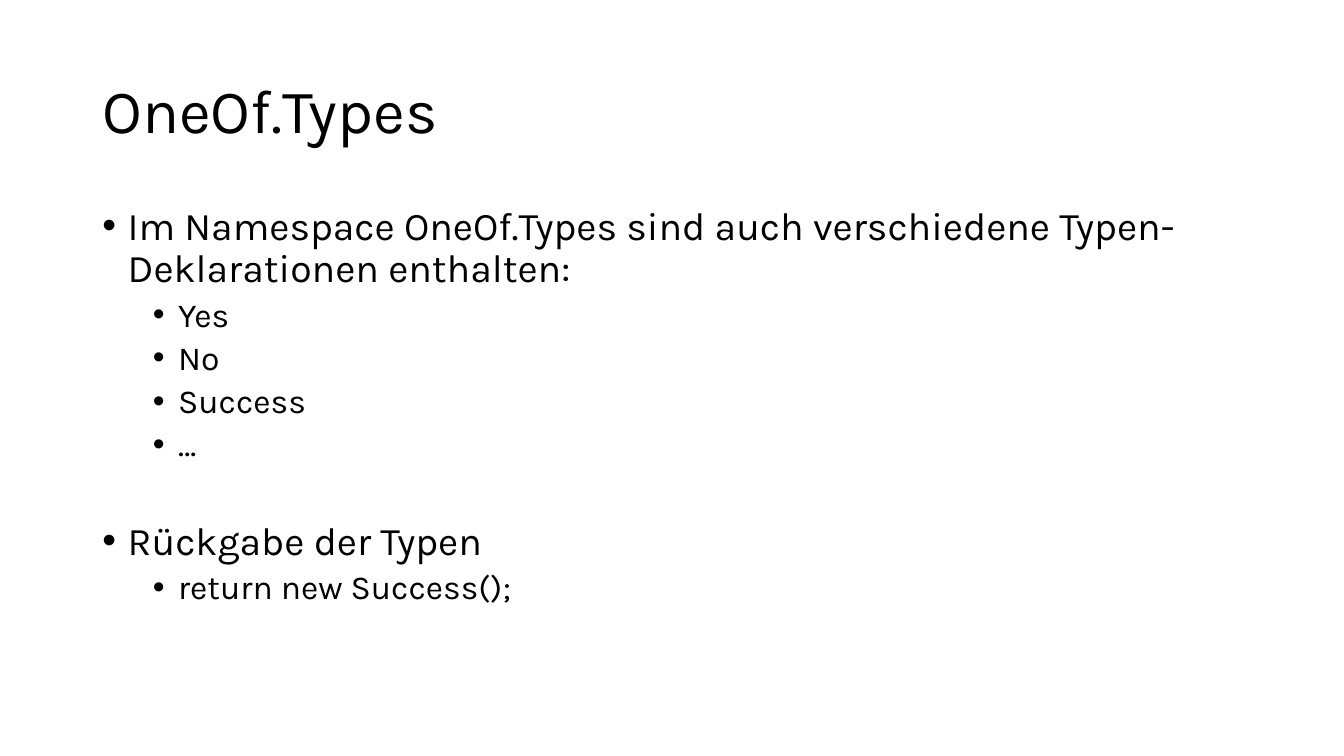
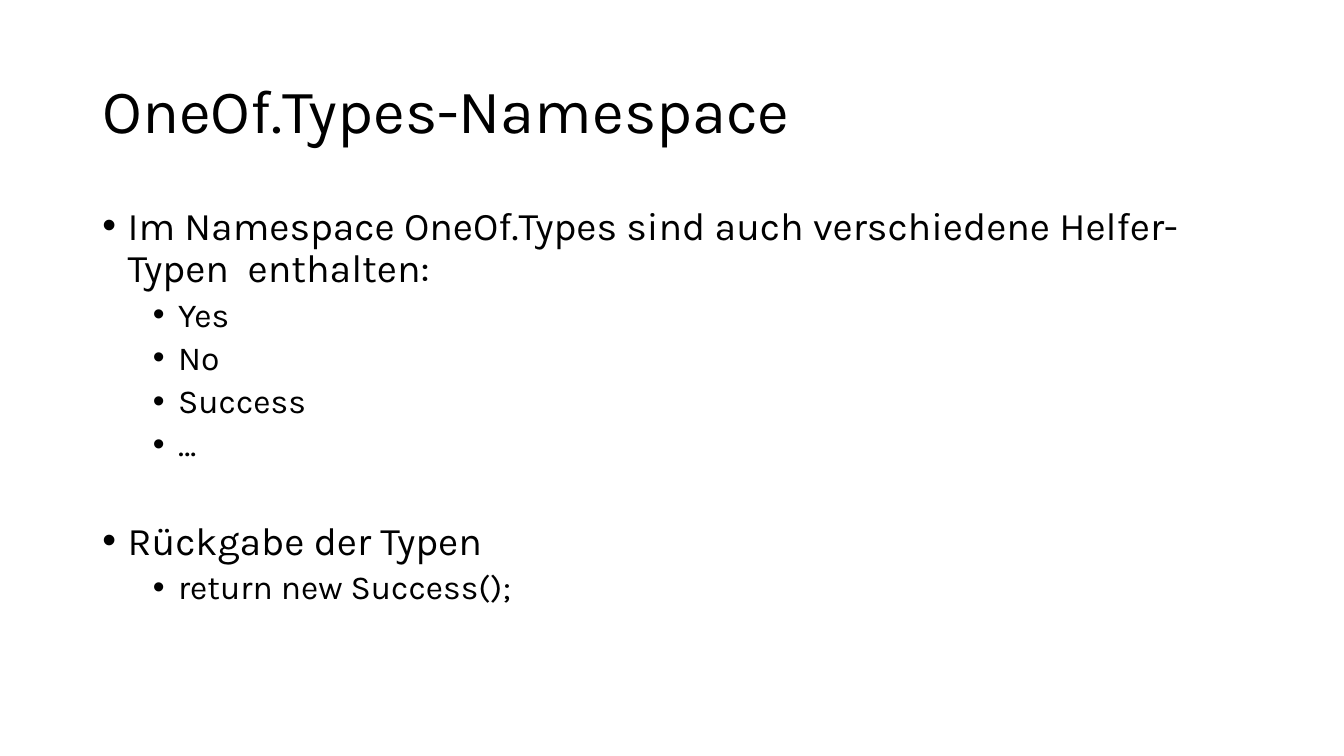
Before and after one commit to lukassteggers/OneOf, a slide deck: slide 10 of OneOf_Praesentation.pptx (slide 6 before the commit). Drawn at 1344x756 pixels with LibreOffice and Linux fonts; fonts in the diff are those of the drawing. Boxes give left, top, right and bottom in pixels: in the first picture for what was removed or moved away, otherwise in the second. Text is boxed around its words. In the diff, an @@ line names an element or a change of style, - is before the commit and + after.

```diff
--- a/OneOf_Praesentation.pptx
+++ b/OneOf_Praesentation.pptx
@@ title at <box>102,90,789,148</box>: text changed @@
-OneOf.Types
+OneOf.Types-Namespace
@@ text at <box>128,213,1177,292</box>: text changed @@
-• Im Namespace OneOf.Types sind auch verschiedene Typen-Deklarationen enthalten:
+• Im Namespace OneOf.Types sind auch verschiedene Helfer-Typen enthalten:
```
Also in this commit, not shown: 4 other slides changed, 5 slides added.
